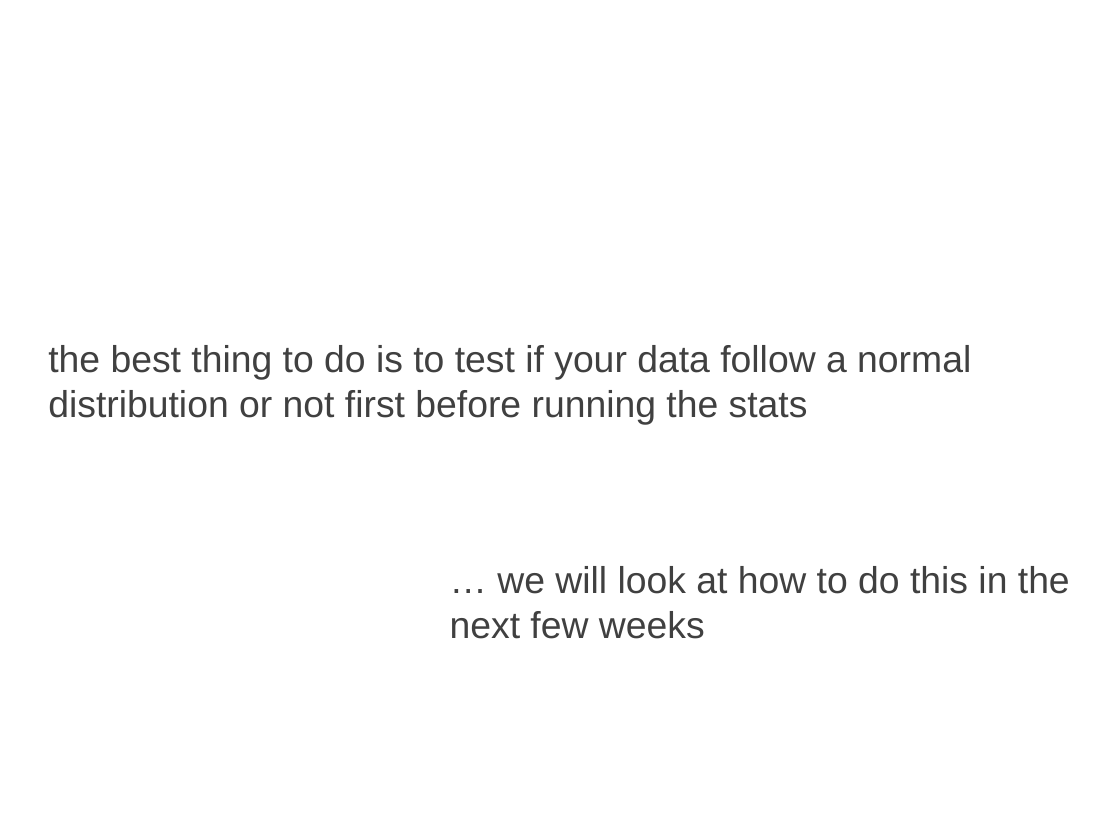
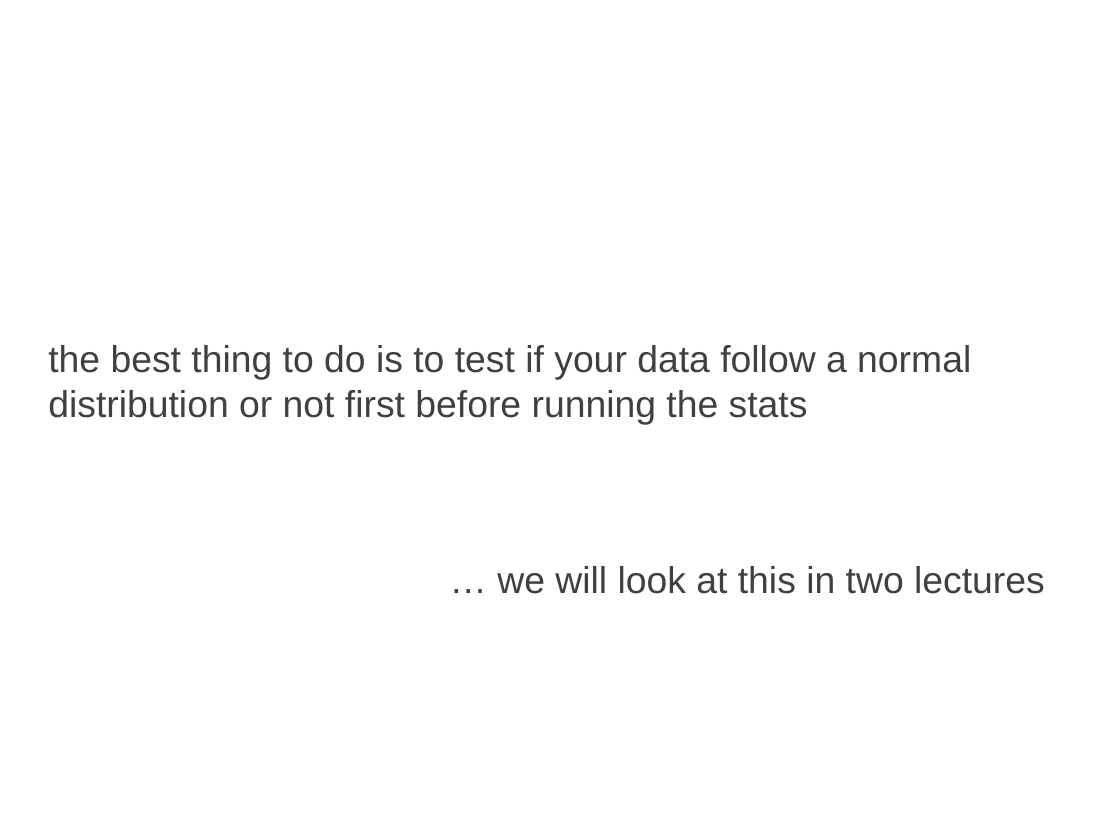
Before and after one commit to coms10011/2018_19, a slide deck: slide 117 of 13_designing_an_experiment (2 parts)/13-ControlStudyMemorisation-110min.pptx (slide 116 before the commit). Drawn at 1120x840 pixels with LibreOffice and Linux fonts; fonts in the diff are those of the drawing. Boxes give left, top, right and bottom in pixels: in the first picture for what was removed or moved away, otherwise in the second. Text is boxed around its words. In the diff, an @@ line names an element or a change of style, - is before the commit and + after.

```diff
--- a/13_designing_an_experiment (2 parts)/13-ControlStudyMemorisation-110min.pptx
+++ b/13_designing_an_experiment (2 parts)/13-ControlStudyMemorisation-110min.pptx
@@ text at (x1=497, y1=566, x2=1045, y2=594): text changed @@
-… we will look at how to do this in the next few weeks
+… we will look at this in two lectures
```
Also in this commit, not shown: 4 other slides changed, 1 slide added, 6 other files.
